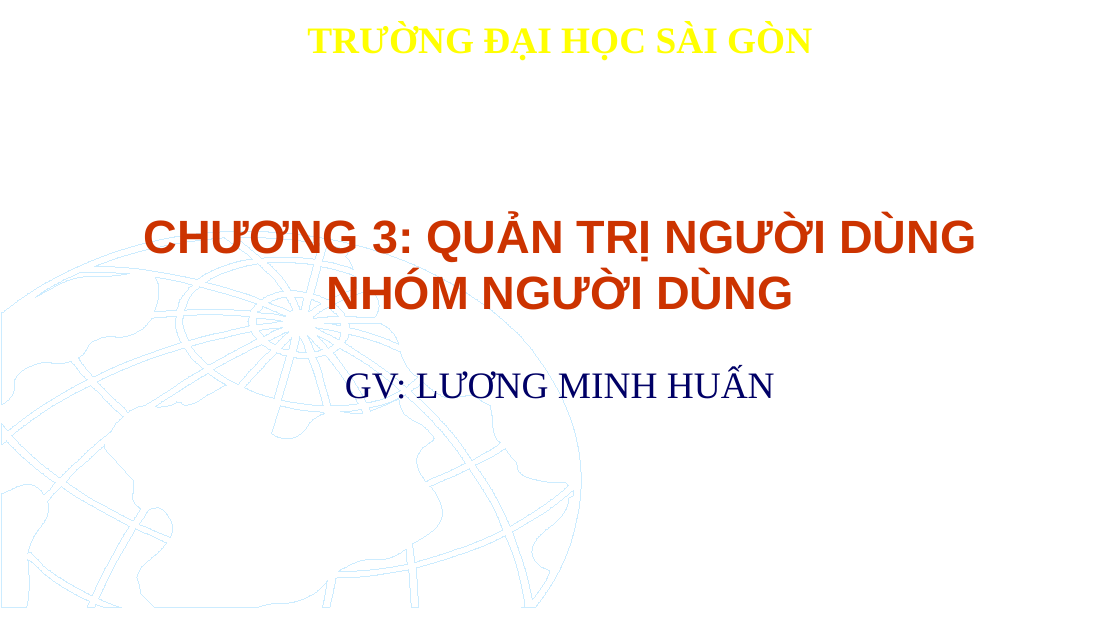
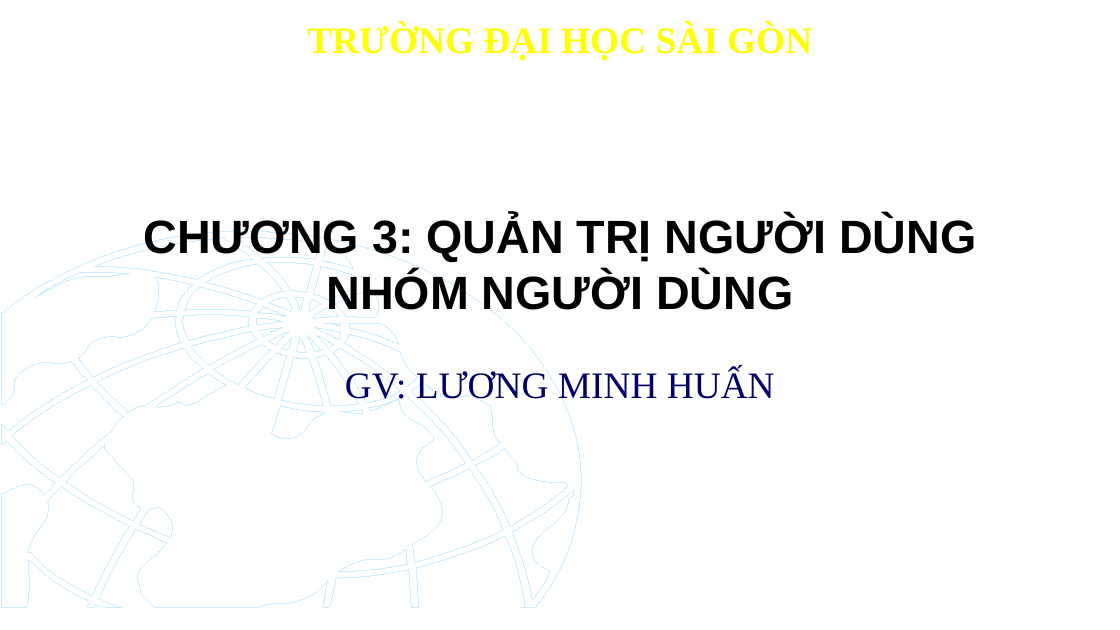
Before and after one commit to TikTzuki/SGU-Project, a slide deck: slide 1 of Open Source OS/CHƯƠNG 3.pptx. Drawn at 1120x630 pixels with LibreOffice and Linux fonts; fonts in the diff are those of the drawing; background and template pictures are left out. Boxes give left, top, right and bottom in pixels: in the first picture for what was removed or moved away, otherwise in the second. Text is boxed around its words. In the diff, an @@ line names an element or a change of style, - is before the commit and + after.

```diff
--- a/Open Source OS/CHƯƠNG 3.pptx
+++ b/Open Source OS/CHƯƠNG 3.pptx
@@ title "CHƯƠNG 3: QUẢN TRỊ NGƯỜI ..." at box(144, 217, 976, 319): text colour #CC3300 to #000000 @@
```
Also in this commit, not shown: 37 other slides changed, 11 other files.
